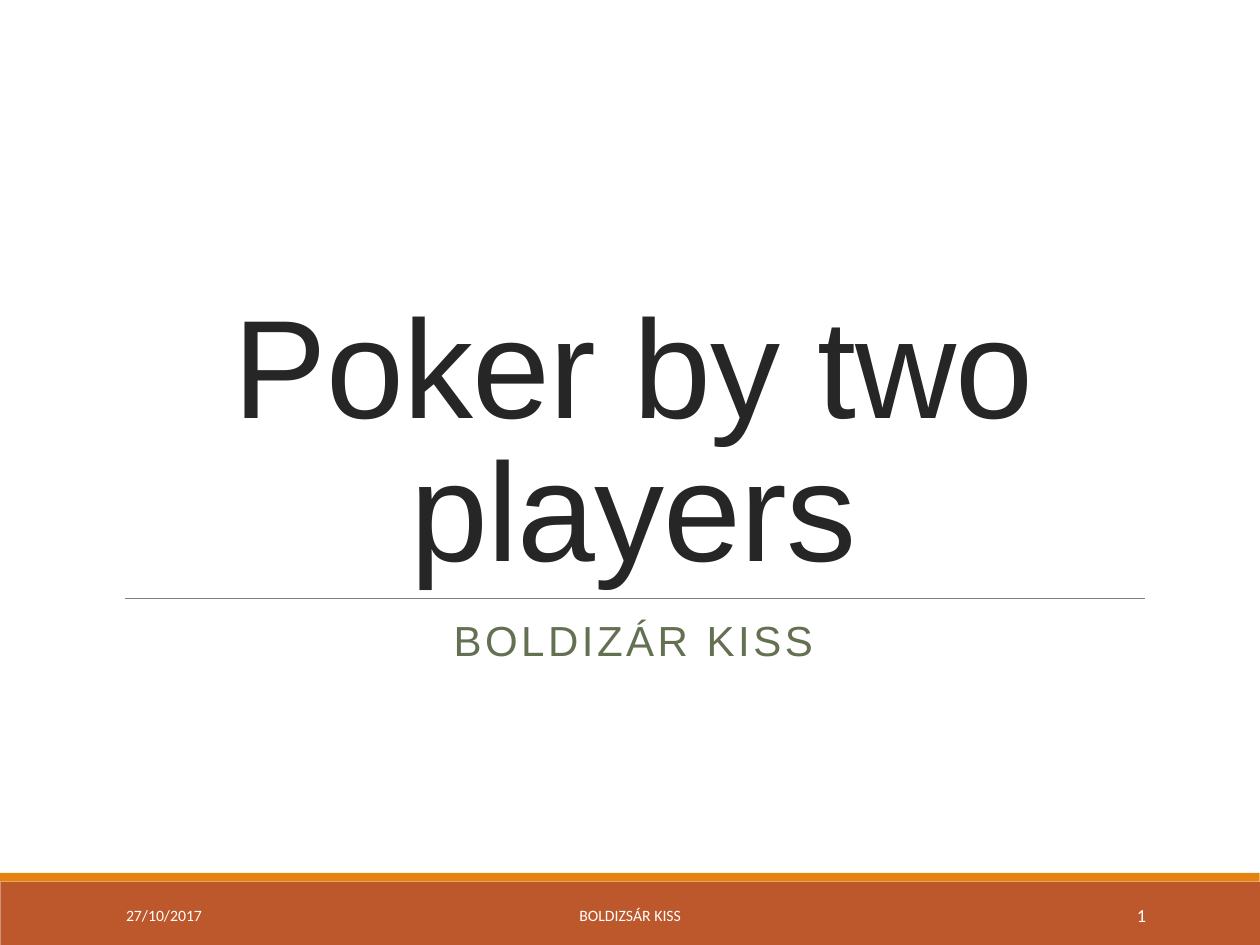
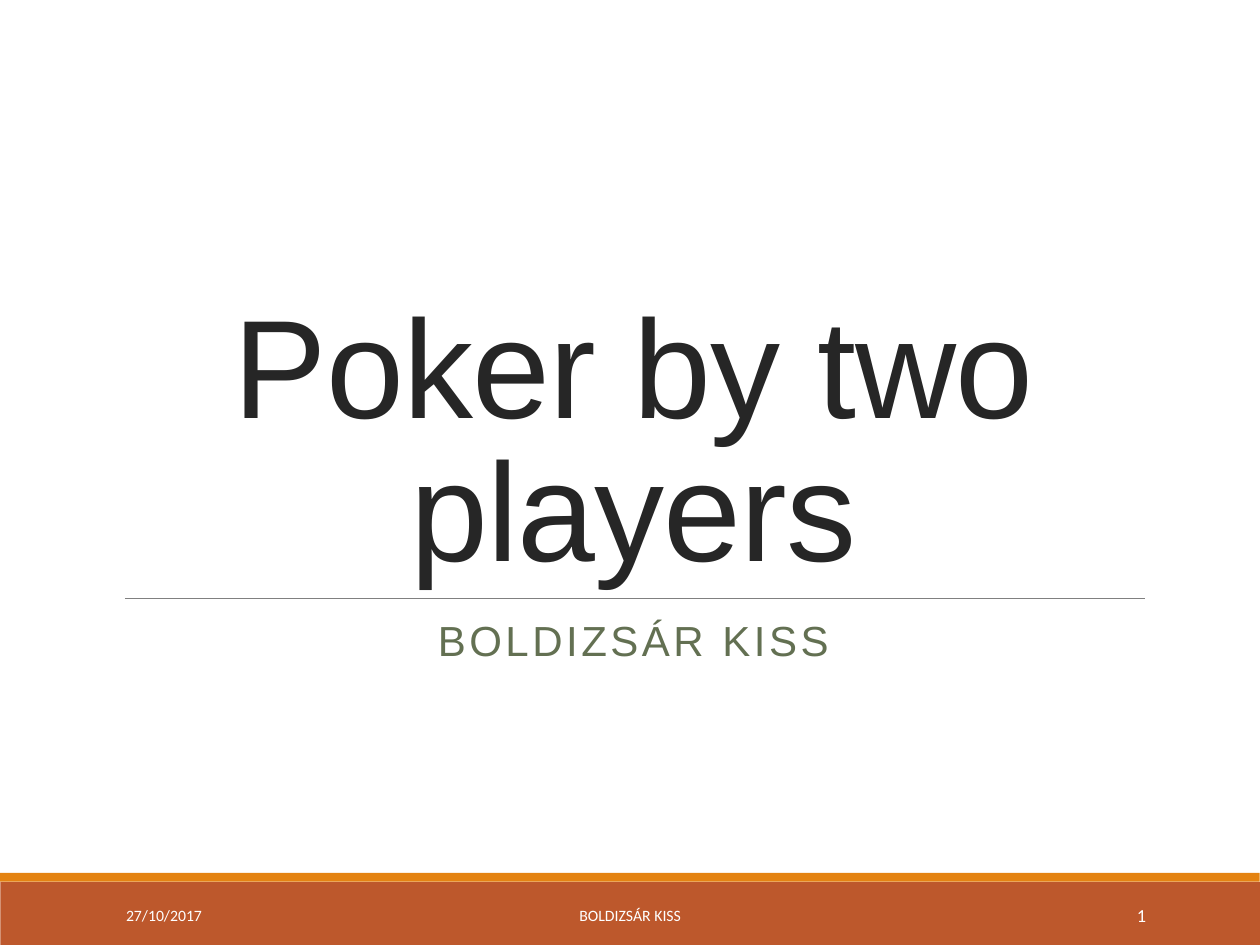
Before and after one commit to green-fox-academy/bpo106, a slide deck: slide 1 of week07/day04/demo/ppt-w07.pptx. Drawn at 1260x945 pixels with LibreOffice and Linux fonts; fonts in the diff are those of the drawing. Boxes give left, top, right and bottom in pixels: in the first picture for what was removed or moved away, otherwise in the second. Text is boxed around its words. In the diff, an @@ line names an element or a change of style, - is before the commit and + after.

```diff
--- a/week07/day04/demo/ppt-w07.pptx
+++ b/week07/day04/demo/ppt-w07.pptx
@@ subtitle at bbox=[438, 623, 828, 657]: text changed @@
-BOLDIZÁR KISS
+BOLDIZSÁR KISS
```
Also in this commit, not shown: 1 other slide changed, 10 other files.
